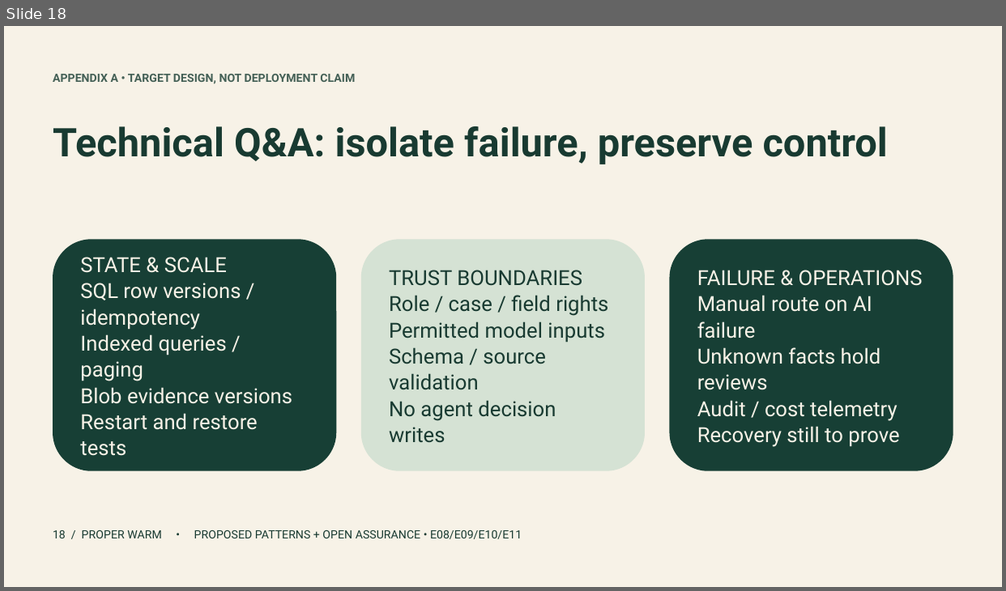
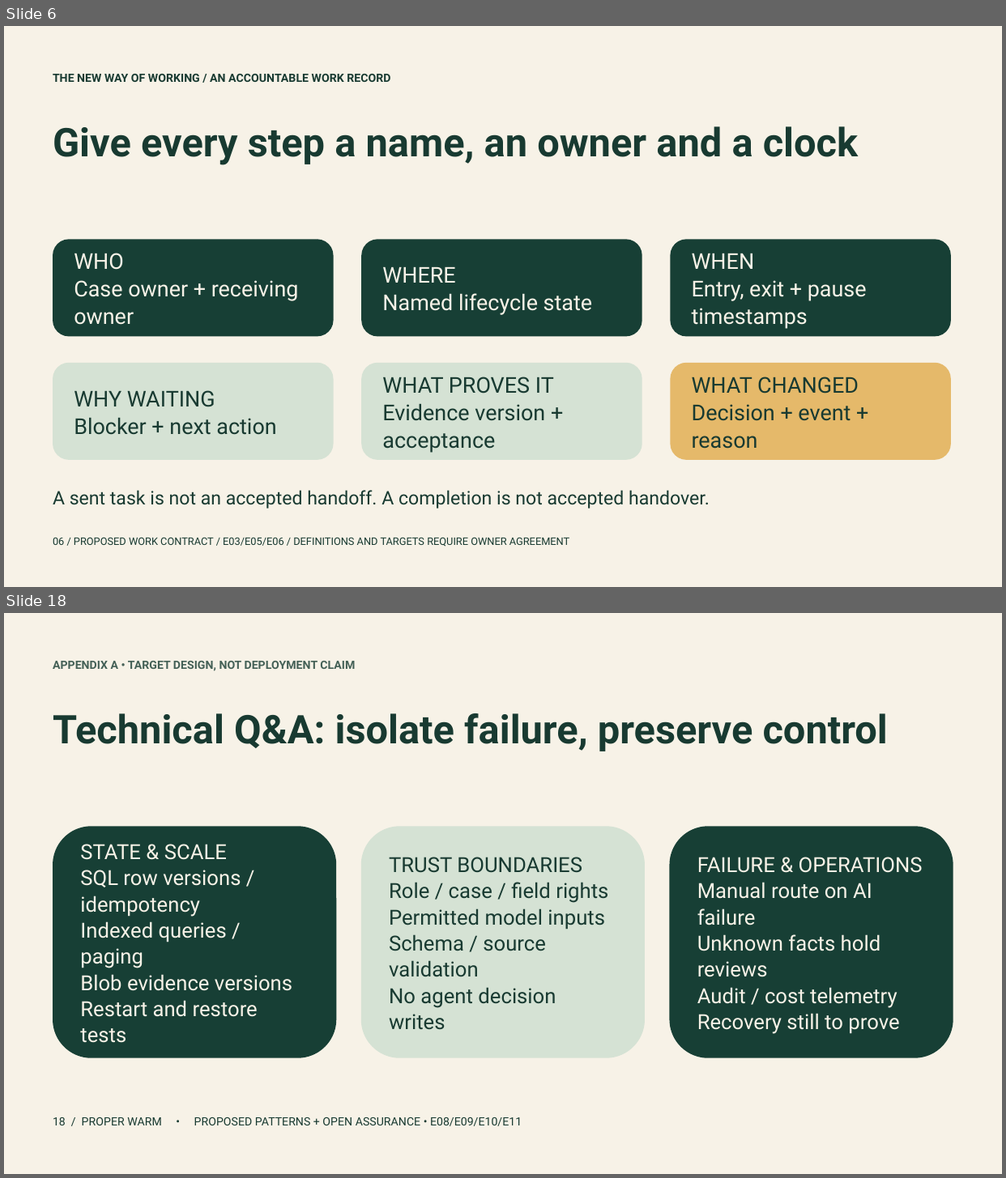
Before and after one commit to jmservera/ama, a slide deck: docs/capstone/deck/proper-warm-executive-draft.pptx. Shown one above the other, each under a label of ours: slide 18 before the commit, slides 6 and 18 after it; the slides between them are not shown. The pictures are 1006x591 and 1006x1178 pixels, drawn with LibreOffice and Linux fonts; fonts in the diff are those of the drawing. Boxes give left, top, right and bottom in pixels: in the first picture for what was removed or moved away, otherwise in the second. Text is boxed around its words. In the diff, an @@ line names an element or a change of style, - is before the commit and + after.

```diff
--- a/docs/capstone/deck/proper-warm-executive-draft.pptx
+++ b/docs/capstone/deck/proper-warm-executive-draft.pptx
@@ slide 6 added at <box>4,26,1002,587</box>, background #F7F2E7 @@
@@ text added at <box>53,74,390,82</box>, 11 pt, text #183A31, bold @@
+THE NEW WAY OF WORKING / AN ACCOUNTABLE WORK RECORD
@@ text added at <box>53,126,858,165</box>, 38 pt, text #183A31, bold @@
+Give every step a name, an owner and a clock
@@ rounded rectangle added at <box>53,239,334,337</box>, fill #173F35, 21 pt, text #F7F2E7 @@
+WHO
+Case owner + receiving owner
@@ rounded rectangle added at <box>362,239,642,337</box>, fill #173F35, 21 pt, text #F7F2E7 @@
+WHERE
+Named lifecycle state
@@ rounded rectangle added at <box>671,239,951,337</box>, fill #173F35, 21 pt, text #F7F2E7 @@
+WHEN
+Entry, exit + pause timestamps
@@ rounded rectangle added at <box>53,363,334,460</box>, fill #D5E2D4, 21 pt, text #183A31 @@
+WHY WAITING
+Blocker + next action
@@ rounded rectangle added at <box>362,363,642,460</box>, fill #D5E2D4, 21 pt, text #183A31 @@
+WHAT PROVES IT
+Evidence version + acceptance
@@ rounded rectangle added at <box>671,363,951,460</box>, fill #E5B96A, 21 pt, text #183A31 @@
+WHAT CHANGED
+Decision + event + reason
@@ text added at <box>53,490,710,509</box>, 18 pt, text #183A31 @@
+A sent task is not an accepted handoff. A completion is not accepted handover.
@@ text added at <box>53,537,569,547</box>, 10 pt, text #183A31 @@
+06 / PROPOSED WORK CONTRACT / E03/E05/E06 / DEFINITIONS AND TARGETS REQUIRE OWNER AGREEMENT
```
Also in this commit, not shown: 5 slides changed, 12 other slides added, 13 slides removed, 37 other files.
